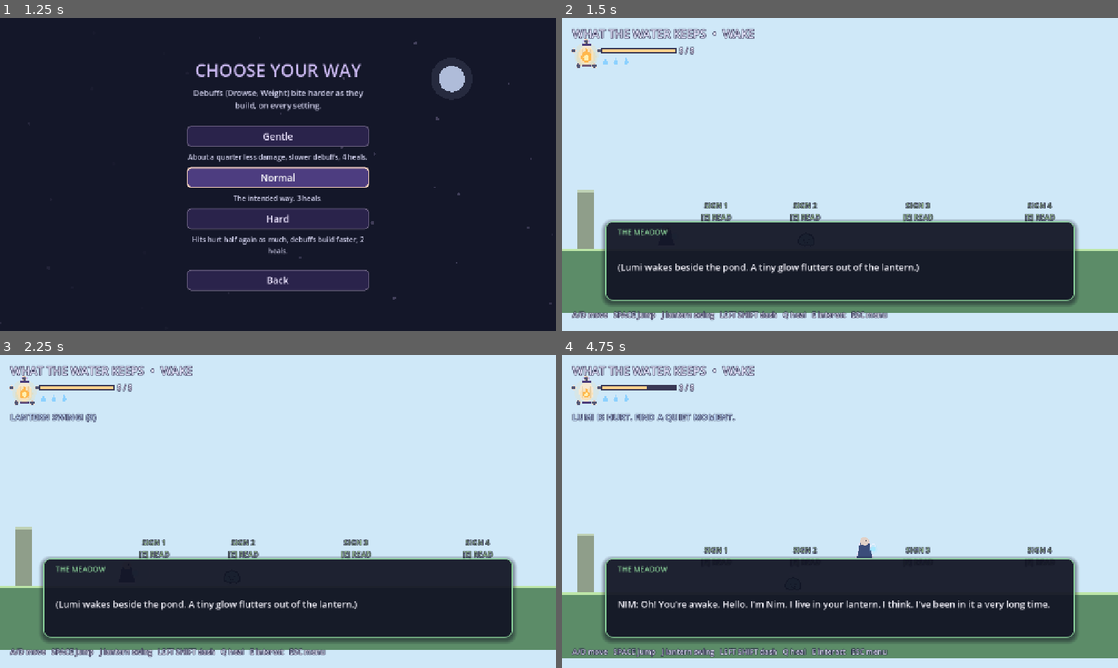
Above: before the commit, frames 1-4 (two rows, left to right).
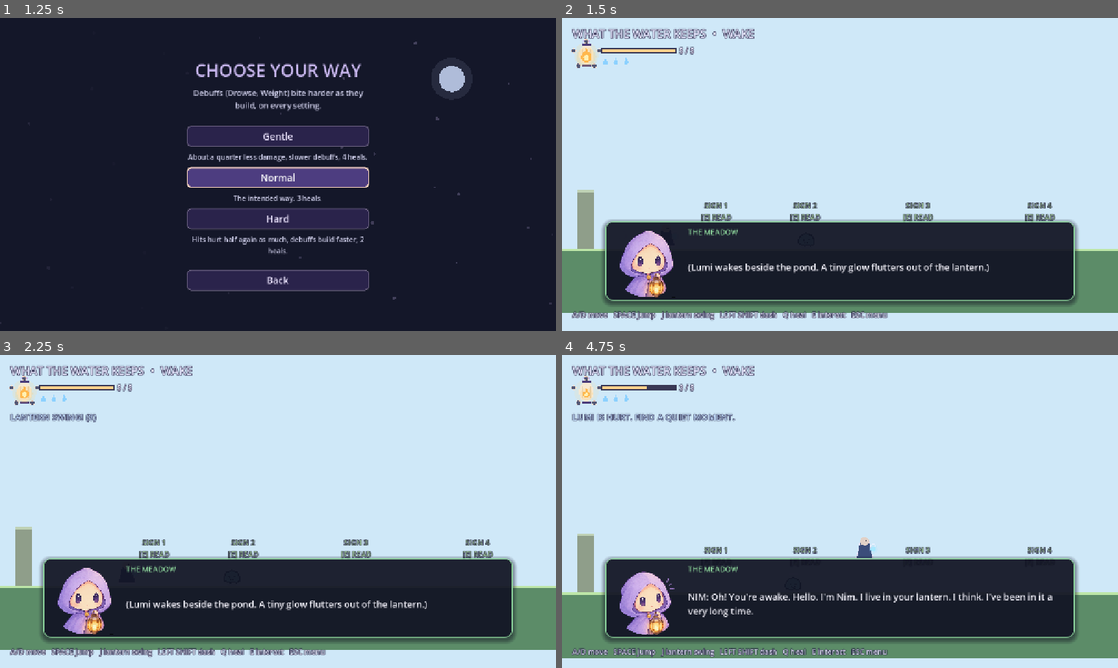
Above: after the commit, the same moments.

Repository: Lunatic5202/what-the-water-keeps
Game: Godot game, scene res://scenes/main.tscn
Two runs of this game, one before a commit and one after it. Both use one fixed random seed, a clock stepped at 60 frames per second and the inputs below.
Inputs:
- Up to frame 1 (1.25 s): click "New Game" at 0.5 s
- Up to frame 2 (1.5 s): click "Normal" at 1.25 s
- Up to frame 3 (2.25 s): tap Enter at 2 s; hold D (move_right) from 2.03 s (still down); tap J (attack) at 2.1 s
- Up to frame 4 (4.75 s): tap Space (jump) at 2.27, 3.02, 4.25, 4.52 s; tap Shift (dash) at 2.85 s; release D (move_right) at 3.53 s; hold A (move_left) 3.53-4.28 s; tap T (enter_region) at 3.6 s; hold D (move_right) from 4.28 s (still down); tap I (guard) at 4.35 s

Frame 1 is identical in both runs. In frame 2, 2.5% of the frame differs, in the area x 10-77%, y 67-90%; in frame 3, 2.5%; in frame 4, 3.4%, in the area x 10-89%, y 67-90%.

Commit message:
Integrate Lumi dialogue portraits

Diff:
--- a/scripts/main.gd
+++ b/scripts/main.gd
@@ -14,6 +14,8 @@
 var dialogue_panel: Panel
 var dialogue_label: Label
 var dialogue_location_label: Label
+var dialogue_portrait: TextureRect
+var dialogue_portrait_text := ""
 var dialogue_target: Node2D
 var interactables: Array[Dictionary] = []
 var dialogue_open := false
@@ -166,6 +168,8 @@
 	get_tree().root.add_child.call_deferred(overlay)
 
 func _process(_delta: float) -> void:
+	if is_instance_valid(dialogue_label):
+		_update_dialogue_portrait(dialogue_label.text)
 	if pending_transition == "hub" and Input.is_action_just_pressed("enter_region"):
 		_transition_to_hub()
 		return
@@ -404,9 +408,17 @@
 	dialogue_panel.add_theme_stylebox_override("panel", dialogue_style)
 	hud.add_child(dialogue_panel)
 
+	dialogue_portrait = TextureRect.new()
+	dialogue_portrait.position = Vector2(18, 20)
+	dialogue_portrait.size = Vector2(156, 156)
+	dialogue_portrait.expand_mode = TextureRect.EXPAND_IGNORE_SIZE
+	dialogue_portrait.stretch_mode = TextureRect.STRETCH_KEEP_ASPECT_CENTERED
+	dialogue_portrait.mouse_filter = Control.MOUSE_FILTER_IGNORE
+	dialogue_panel.add_child(dialogue_portrait)
+
 	dialogue_location_label = Label.new()
-	dialogue_location_label.position = Vector2(28, 12)
-	dialogue_location_label.size = Vector2(1024, 26)
+	dialogue_location_label.position = Vector2(190, 12)
+	dialogue_location_label.size = Vector2(860, 26)
 	dialogue_location_label.text = "THE MEADOW"
 	dialogue_location_label.add_theme_font_size_override("font_size", 17)
 	dialogue_location_label.add_theme_color_override("font_color", Color(0.55, 0.83, 0.61, 1.0))
@@ -415,8 +427,8 @@
 	dialogue_panel.add_child(dialogue_location_label)
 
 	dialogue_label = Label.new()
-	dialogue_label.position = Vector2(28, 43)
-	dialogue_label.size = Vector2(1024, 124)
+	dialogue_label.position = Vector2(190, 43)
+	dialogue_label.size = Vector2(860, 124)
 	dialogue_label.autowrap_mode = TextServer.AUTOWRAP_WORD_SMART
 	dialogue_label.clip_text = true
 	dialogue_label.horizontal_alignment = HORIZONTAL_ALIGNMENT_LEFT
@@ -620,6 +632,24 @@
 	camera.limit_top = top
 	camera.limit_bottom = bottom
 
+func _update_dialogue_portrait(message: String) -> void:
+	if not is_instance_valid(dialogue_portrait):
+		return
+	var lower := message.to_lower()
+	var expression := "neutral"
+	if lower.contains("exhaust") or lower.contains("tired") or lower.contains("sleep") or lower.contains("drowse") or lower.contains("can't move"):
+		expression = "exhausted"
+	elif lower.contains("surprise") or lower.contains("what?") or lower.contains("oh!") or lower.contains("hello!") or lower.contains("suddenly"):
+		expression = "surprised"
+	elif lower.contains("promise") or lower.contains("brave") or lower.contains("keep going") or lower.contains("determined") or lower.contains("fight"):
+		expression = "determined"
+	elif lower.contains("sorry") or lower.contains("miss") or lower.contains("lost") or lower.contains("lonely") or lower.contains("sad") or lower.contains("hurt") or lower.contains("forgive"):
+		expression = "sad"
+	if expression == dialogue_portrait_text and dialogue_portrait.texture != null:
+		return
+	dialogue_portrait_text = expression
+	dialogue_portrait.texture = load("res://assets/portraits/lumi/lumi_%s.png" % expression)
+
 func _show_dialogue(message: String, target: Node2D = null) -> void:
 	dialogue_label.text = message
 	dialogue_panel.visible = true
